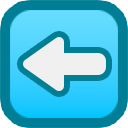
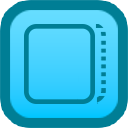
Two versions of the same layered image (128 x 128). Layer-by-layer changes:
painted on "Rectangle 2" (1st of 2) over [23, 24, 106, 104]
added layer "Rectangle 2" (2nd of 2) above "Rectangle 1" over [24, 24, 95, 104]
